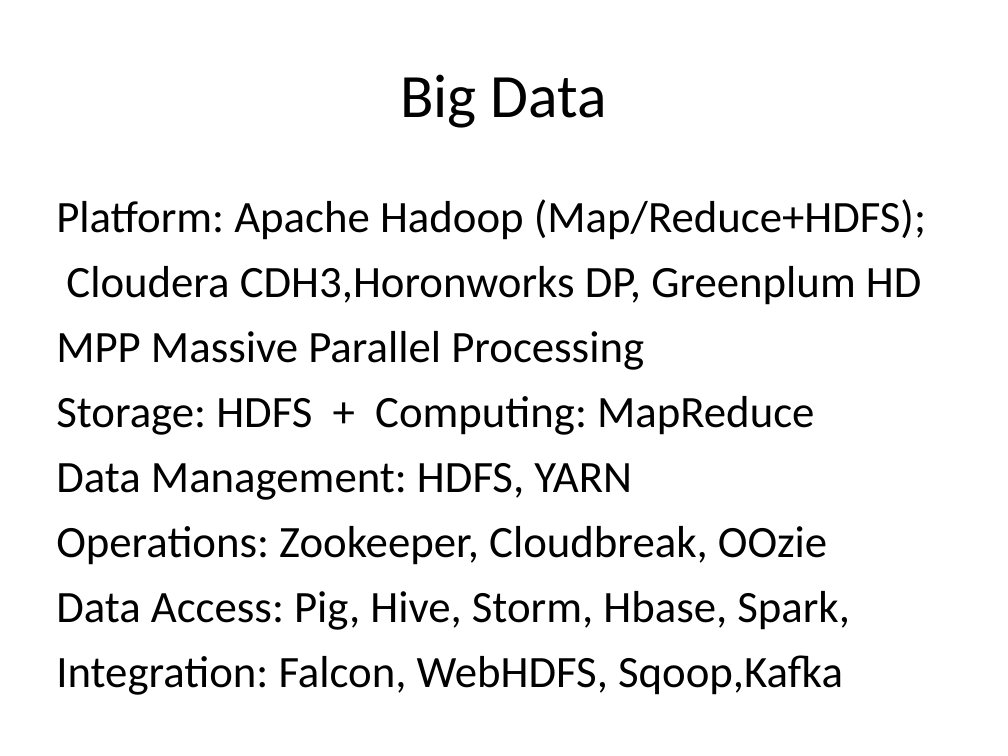
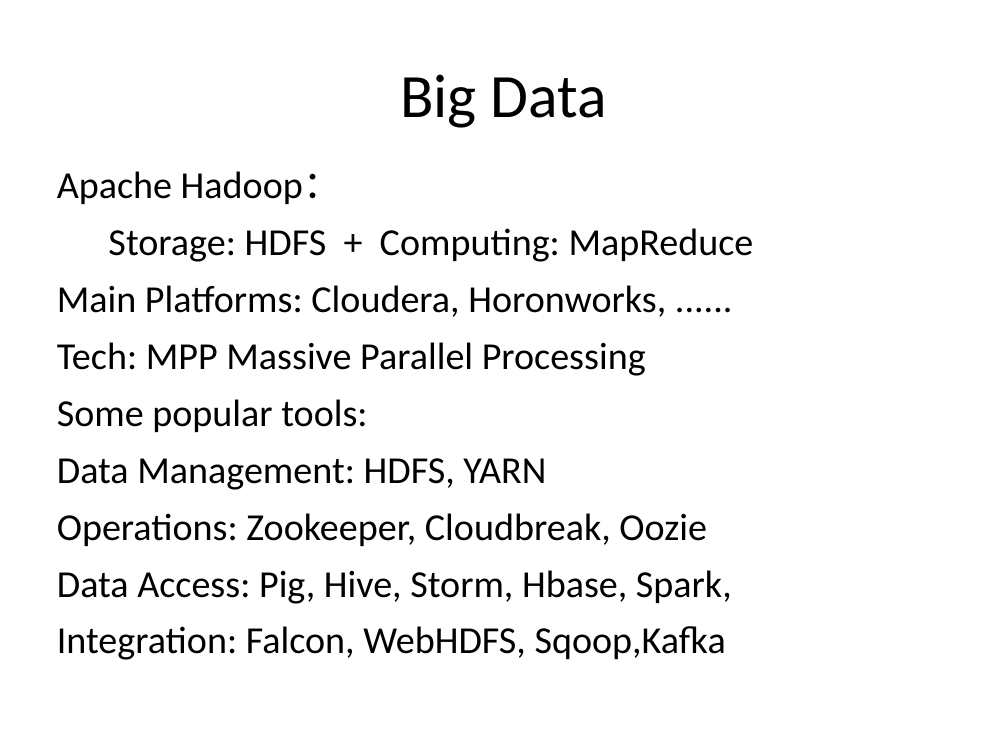
Before and after one commit to robin3795/sudoku, a slide deck: slide 4 of BigData.ppt. Drawn at 1008x756 pixels with LibreOffice and Linux fonts; fonts in the diff are those of the drawing. Boxes give left, top, right and bottom in pixels: in the first picture for what was removed or moved away, otherwise in the second. Text is boxed around its words. In the diff, an @@ line names an element or a change of style, - is before the commit and + after.

Commit message:
ppt update

```diff
--- a/BigData.ppt
+++ b/BigData.ppt
@@ text "Apache Hadoop：": place and size @@
-text "Apache Hadoop：" at (56,199,926,695)
+text "Apache Hadoop：" at (57,171,754,660)
@@ text at (57,171,342,204): text changed; size 32 to 27.2 pt @@
-Platform: Apache Hadoop (Map/Reduce+HDFS);
-Cloudera CDH3,Horonworks DP, Greenplum HD
-MPP Massive Parallel Processing
+Apache Hadoop：
@@ text at (57,228,754,660): size 32 to 27.2 pt in "Storage: HDFS + Computing: MapReduce", "Data Management: HDFS, YARN", "Data Access: Pig, Hive, Storm, Hbase, Spark,", "Integration: Falcon, WebHDFS, Sqoop,Kafka" @@
@@ text at (57,285,666,432): paragraphs added @@
+Main Platforms: Cloudera, Horonworks, ......
+Tech: MPP Massive Parallel Processing
+Some popular tools:
@@ text at (57,513,707,546): text changed; size 32 to 27.2 pt @@
-Operations: Zookeeper, Cloudbreak, OOzie
+Operations: Zookeeper, Cloudbreak, Oozie
```
Also in this commit, not shown: 6 other slides changed, 3 slides added, 2 slides removed, 1 other file.
